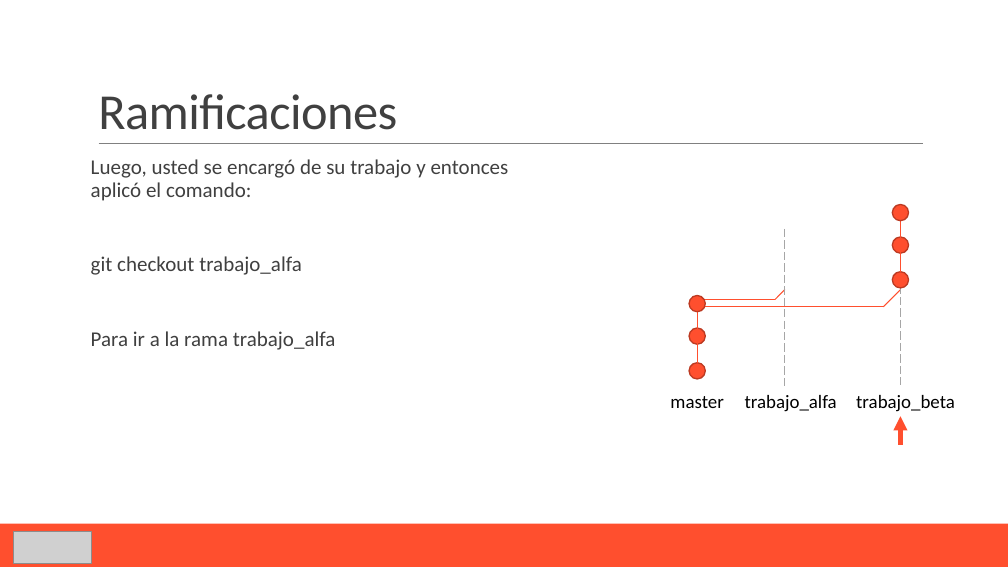
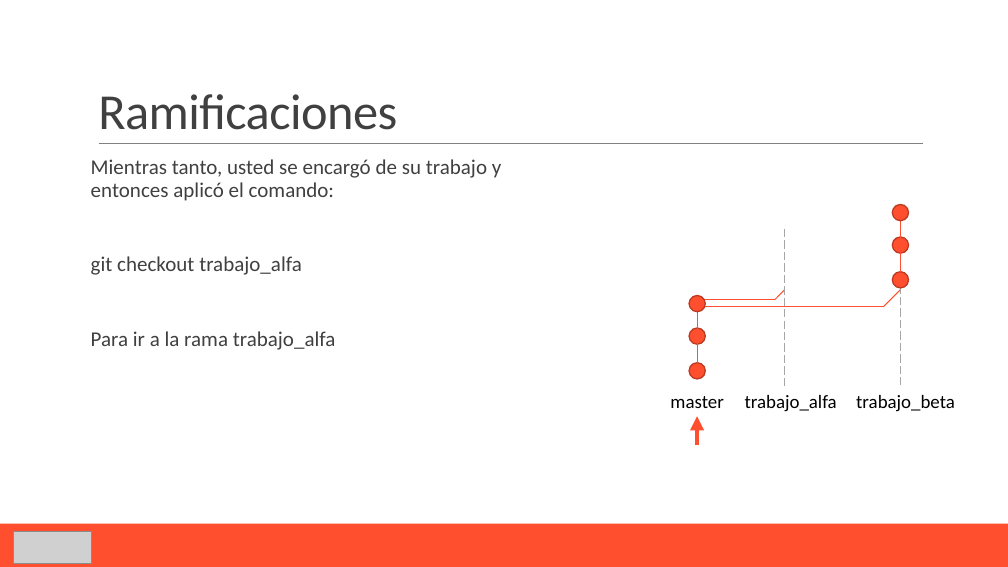
Before and after one commit to Domiciano/PasaporteGITIcesi, a slide deck: slide 15 of Sesión 2 - Gitflow Workflow/B1. Ramificaciones.pptx. Drawn at 1008x567 pixels with LibreOffice and Linux fonts; fonts in the diff are those of the drawing; grey boxes stand for pictures. Boxes give left, top, right and bottom in pixels: in the first picture for what was removed or moved away, otherwise in the second. Text is boxed around its words. In the diff, an @@ line names an element or a change of style, - is before the commit and + after.

```diff
--- a/Sesión 2 - Gitflow Workflow/B1. Ramificaciones.pptx
+++ b/Sesión 2 - Gitflow Workflow/B1. Ramificaciones.pptx
@@ text at box(91, 159, 501, 201): text changed @@
-Luego, usted se encargó de su trabajo y entonces aplicó el comando:
+Mientras tanto, usted se encargó de su trabajo y entonces aplicó el comando:
@@ arrow moved from (901, 445) - (901, 417) to (697, 445) - (697, 417) @@
```
Also in this commit, not shown: 2 other slides changed, 1 slide added, 1 slide removed, 1 other file.
